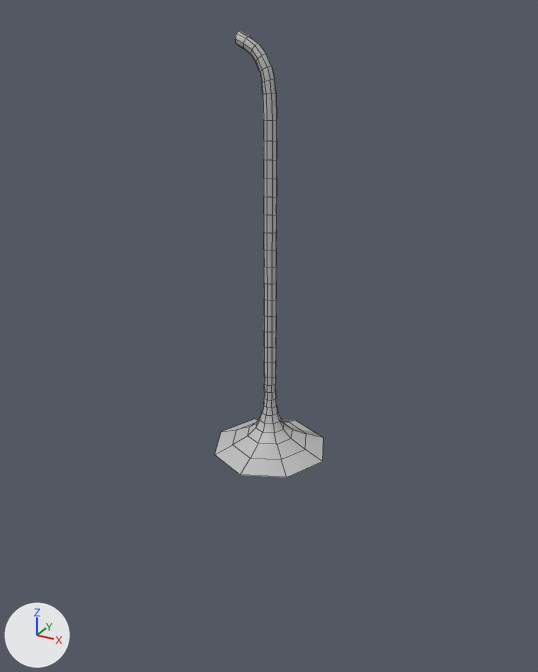
A saved change to the FBX model Assets/VFX/GooModels/pipeLiquid.fbx.
Rendered twice from a 50 mm lens placed at (10.56, -19.27, 13.26), pointed at (-0.21, 0.31, 3.46). Every picture has the same lights, and +X, +Y and +Z are marked at lower left. Mesh edges are drawn as thin lines. Where no turn or scale is listed for an object, it has been applied to the vertices.

The first picture shows 'Pipe_Liquid'.
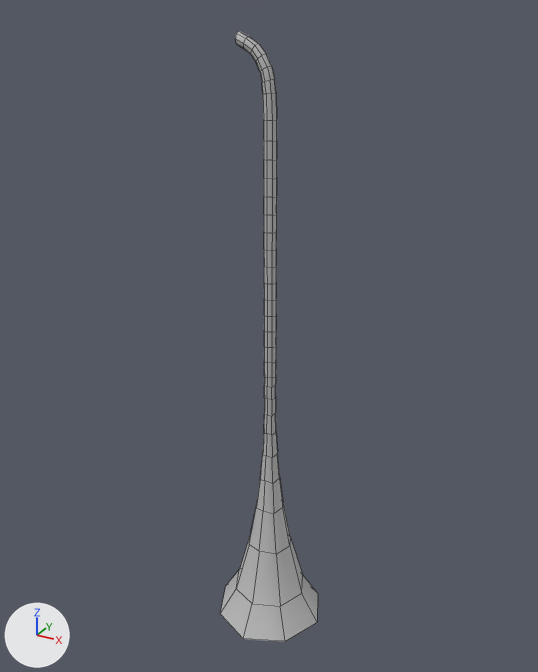
Boxes [x1, y1, x2, y2] around the edits, measured in the pictures (538 x 672 px; the box of a moved part takes in the faces that stretch with it):
'Pipe_Liquid', reshaped (9% narrower, 37% taller): before [215, 31, 323, 477]; after [220, 31, 318, 641]
part 1 of me_mesh, moved or reshaped: before [215, 382, 323, 477]; after [220, 382, 318, 641]

What changed in the scene script:
```text
Change me_mesh:
    used by ob_pipe_liquid; location = (0.0, 0.0, -0.5)
    remove me_mesh.from_pydata(...)  # 264 vertices, 256 faces; spans x -1.98..1.98, y -1.98..1.98, z 0.0..13.2
    add me_mesh.from_pydata(...)  # 264 vertices, 256 faces; spans x -1.98..1.98, y -1.98..1.98, z -7.0..13.2
    me_mesh part 1: 80 of 264 vertices moved; they spanned x -1.98..1.98, y -1.98..1.98, z 0.0..2.44 and now span x -1.98..1.98, y -1.98..1.98, z -7.0..2.39; mean shift (0.0, 0.0, -2.68); largest move (0.0, -1.98, 0.0) -> (0.0, -1.98, -7.0)
```
